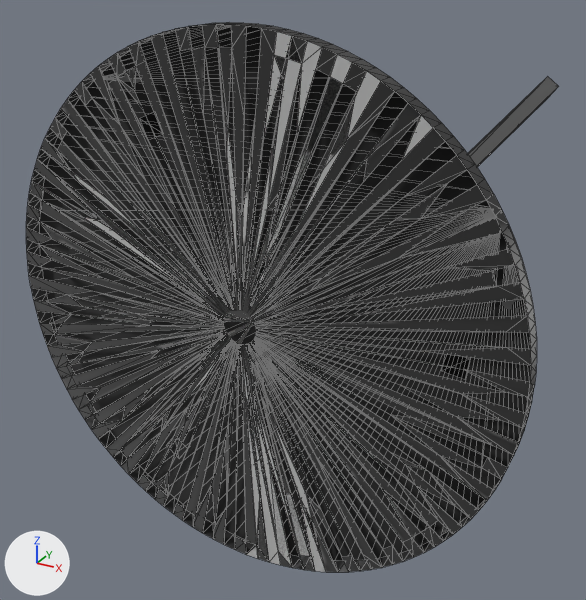
Before and after pictures for a commit that changed the OBJ model tokenhsi/data/dataset_dynamic_objects/train/Table_Circle/8696652d-9dea-4e56-8094-656a0e02bcff/geom/mesh.obj.
Rendered twice from a camera (50 mm lens) standing at (0.453, -1.062, 0.397) and looking at (-0.082, -0.09, -0.089). The axes (+X, +Y, +Z) are drawn at lower left. The lights are the same throughout. Mesh edges are drawn as thin lines. Where no turn or scale is listed for an object, it has been applied to the vertices. Vertices at the same position are counted once.
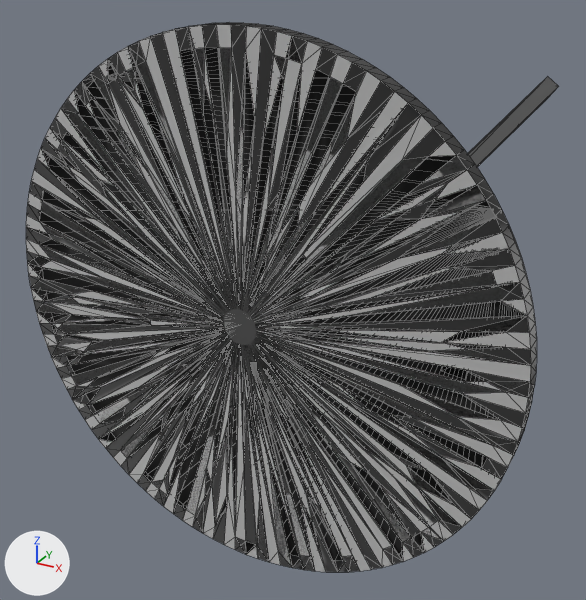
Edits to the bpy script that builds the scene:
```text
Change me_mesh:
    used by ob_mesh; location = (0.0, 0.0, 0.0)
    remove me_mesh.from_pydata(...)  # 824 vertices, 1125 faces; spans x -0.325..0.325, y -0.364..0.364, z -0.325..0.325
    add me_mesh.from_pydata(...)  # 920 vertices, 1444 faces; spans x -0.325..0.325, y -0.364..0.364, z -0.325..0.325
    me_mesh part 1
    96 vertices are added at x -0.303..0.289, y -0.364, z -0.237..0.303
    319 new faces join them
```

Location of each change, (x1, y1, x2, y2) in pixels of the pictures (586 x 600 px):
part 1 of me_mesh, added: after (26, 24, 531, 572)
